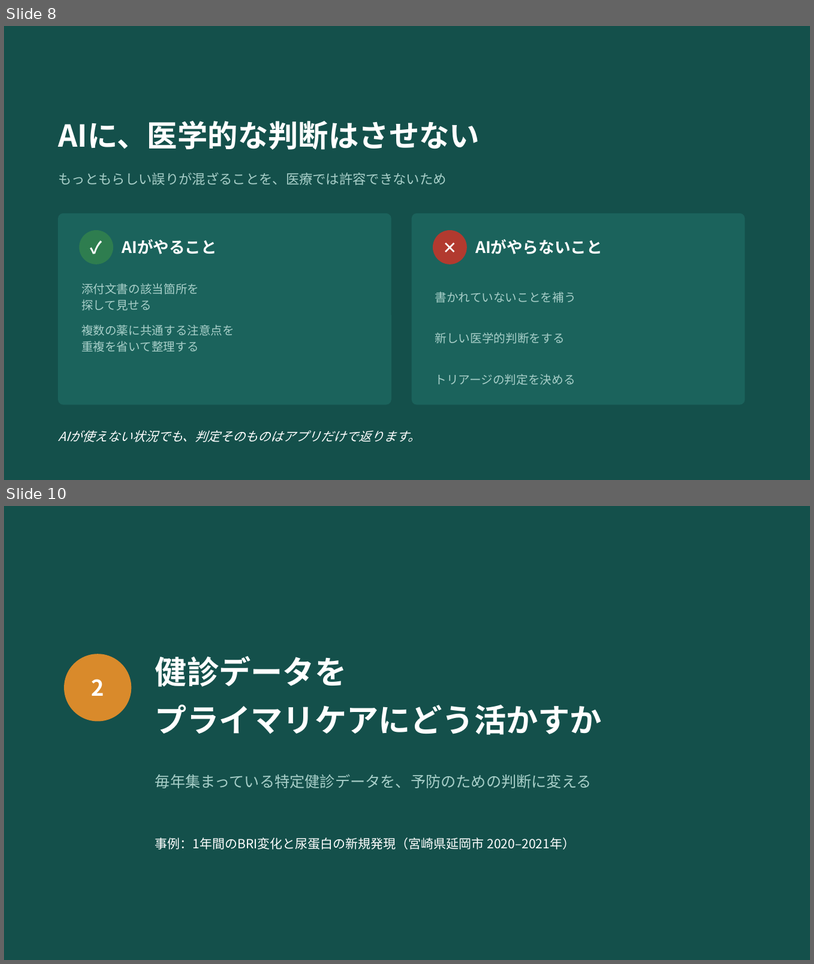
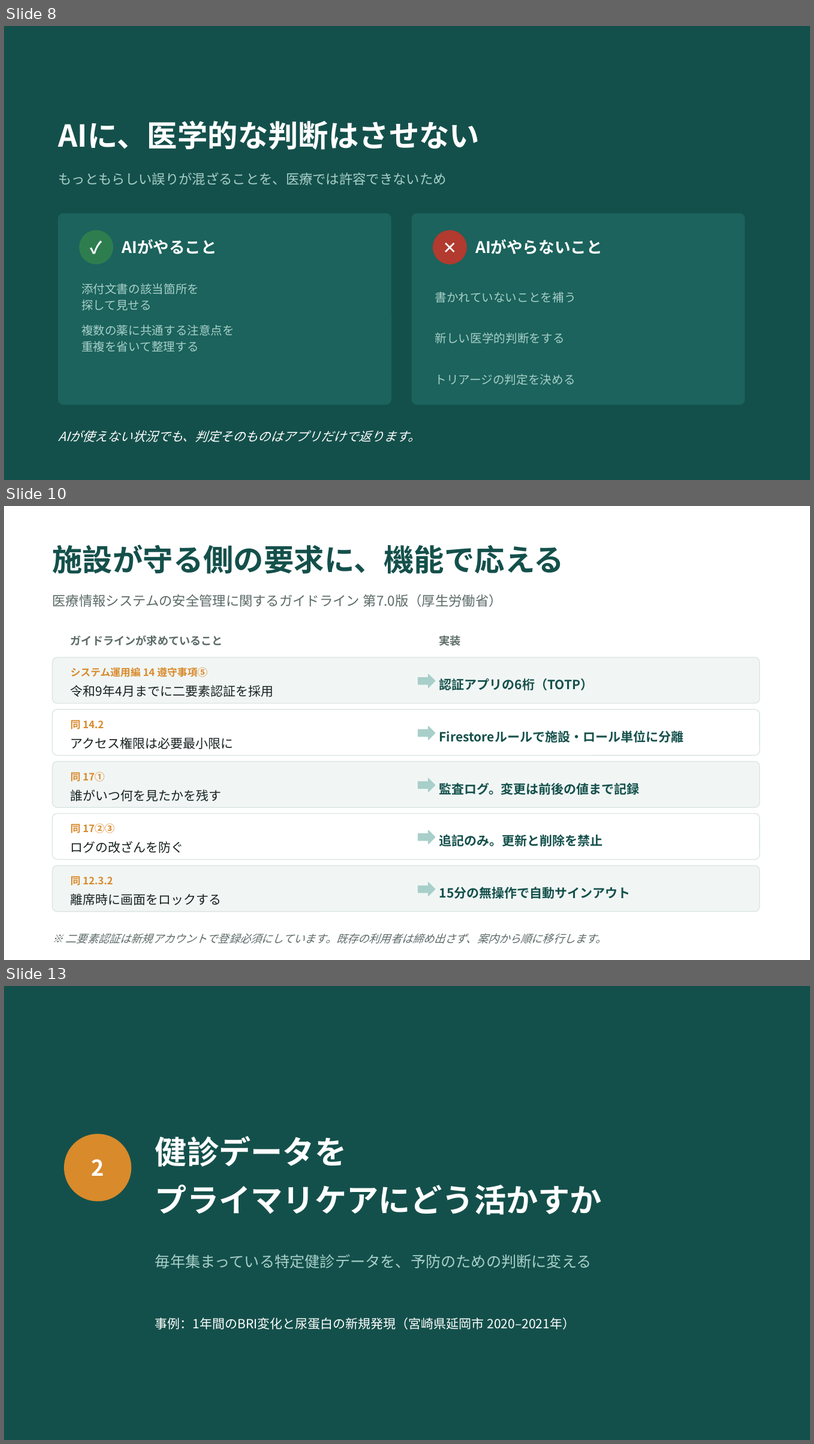
Before and after one commit to taisako082600-spec/pharmacare, a slide deck: PharmaCare_紹介資料.pptx. Shown one above the other, each under a label of ours: slides 8 and 10 before the commit, slides 8, 10 and 13 after it; the slides between them are not shown. The pictures are 814x964 and 814x1444 pixels, drawn with LibreOffice and Linux fonts; fonts in the diff are those of the drawing. Boxes give left, top, right and bottom in pixels: in the first picture for what was removed or moved away, otherwise in the second. Text is boxed around its words. In the diff, an @@ line names an element or a change of style, - is before the commit and + after.

```diff
--- a/PharmaCare_紹介資料.pptx
+++ b/PharmaCare_紹介資料.pptx
@@ slide 10 added at box(4, 506, 810, 960), background #FFFFFF @@
@@ text added at box(53, 544, 565, 574), 36 pt, text #14504B, bold @@
+施設が守る側の要求に、機能で応える
@@ text added at box(53, 594, 503, 607), 16 pt, text #5C6B68 @@
+医療情報システムの安全管理に関するガイドライン 第7.0版（厚生労働省）
@@ text added at box(71, 635, 223, 646), 13 pt, text #5C6B68, bold @@
+ガイドラインが求めていること
@@ text added at box(440, 635, 461, 646), 13 pt, text #5C6B68, bold @@
+実装
@@ rounded rectangle added at box(53, 657, 760, 703), fill #F1F6F5, outline #DCE6E4 1 pt @@
@@ text added at box(71, 667, 207, 677), 12 pt, text #D98A2B, bold @@
+システム運用編 14 遵守事項⑤
@@ text added at box(71, 685, 273, 697), 15 pt, text #16211F @@
+令和9年4月までに二要素認証を採用
@@ right arrow added at box(419, 674, 435, 687), fill #A8CFC9, outline #A8CFC9 1 pt @@
@@ text added at box(440, 678, 593, 690), 15 pt, text #14504B, bold @@
+認証アプリの6桁（TOTP）
@@ rounded rectangle added at box(53, 709, 760, 755), fill #FFFFFF, outline #DCE6E4 1 pt @@
@@ text added at box(71, 718, 104, 731), 12 pt, text #D98A2B, bold @@
+同 14.2
@@ text added at box(71, 737, 234, 749), 15 pt, text #16211F @@
+アクセス権限は必要最小限に
@@ right arrow added at box(419, 726, 435, 739), fill #A8CFC9, outline #A8CFC9 1 pt @@
@@ text added at box(440, 730, 684, 742), 15 pt, text #14504B, bold @@
+Firestoreルールで施設・ロール単位に分離
@@ rounded rectangle added at box(53, 761, 760, 807), fill #F1F6F5, outline #DCE6E4 1 pt @@
@@ text added at box(71, 770, 105, 783), 12 pt, text #D98A2B, bold @@
+同 17①
@@ text added at box(71, 789, 222, 801), 15 pt, text #16211F @@
+誰がいつ何を見たかを残す
@@ right arrow added at box(419, 778, 435, 792), fill #A8CFC9, outline #A8CFC9 1 pt @@
@@ text added at box(440, 783, 640, 795), 15 pt, text #14504B, bold @@
+監査ログ。変更は前後の値まで記録
@@ rounded rectangle added at box(53, 813, 760, 859), fill #FFFFFF, outline #DCE6E4 1 pt @@
@@ text added at box(71, 822, 114, 835), 12 pt, text #D98A2B, bold @@
+同 17②③
@@ text added at box(71, 841, 184, 853), 15 pt, text #16211F @@
+ログの改ざんを防ぐ
@@ right arrow added at box(419, 830, 435, 844), fill #A8CFC9, outline #A8CFC9 1 pt @@
@@ text added at box(440, 834, 603, 846), 15 pt, text #14504B, bold @@
+追記のみ。更新と削除を禁止
@@ rounded rectangle added at box(53, 865, 760, 912), fill #F1F6F5, outline #DCE6E4 1 pt @@
@@ text added at box(71, 874, 113, 887), 12 pt, text #D98A2B, bold @@
+同 12.3.2
@@ right arrow added at box(419, 882, 435, 895), fill #A8CFC9, outline #A8CFC9 1 pt @@
@@ text added at box(71, 893, 222, 905), 15 pt, text #16211F @@
+離席時に画面をロックする
@@ text added at box(440, 886, 631, 898), 15 pt, text #14504B, bold @@
+15分の無操作で自動サインアウト
@@ text added at box(66, 933, 607, 943), 13 pt, text #5C6B68, italic @@
+※ 二要素認証は新規アカウントで登録必須にしています。既存の利用者は締め出さず、案内から順に移行します。
@@ what was slide 10 is now slide 13 @@
```
Also in this commit, not shown: 2 slides changed, 2 other slides added, 1 other file.
